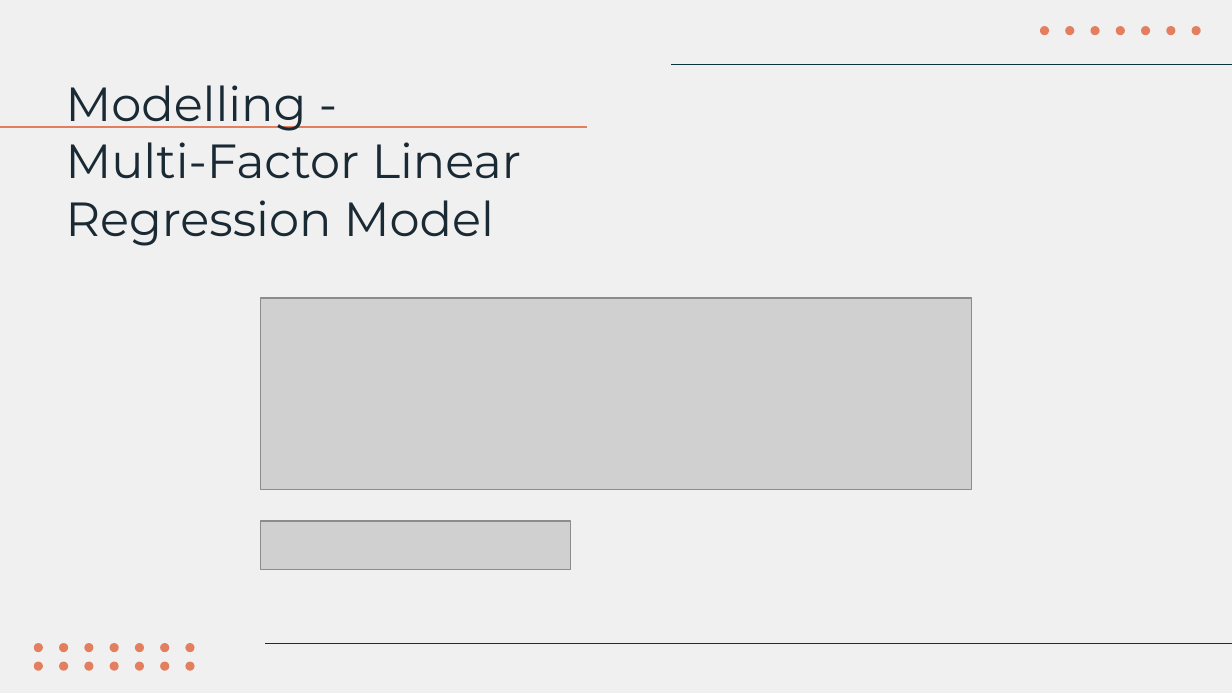
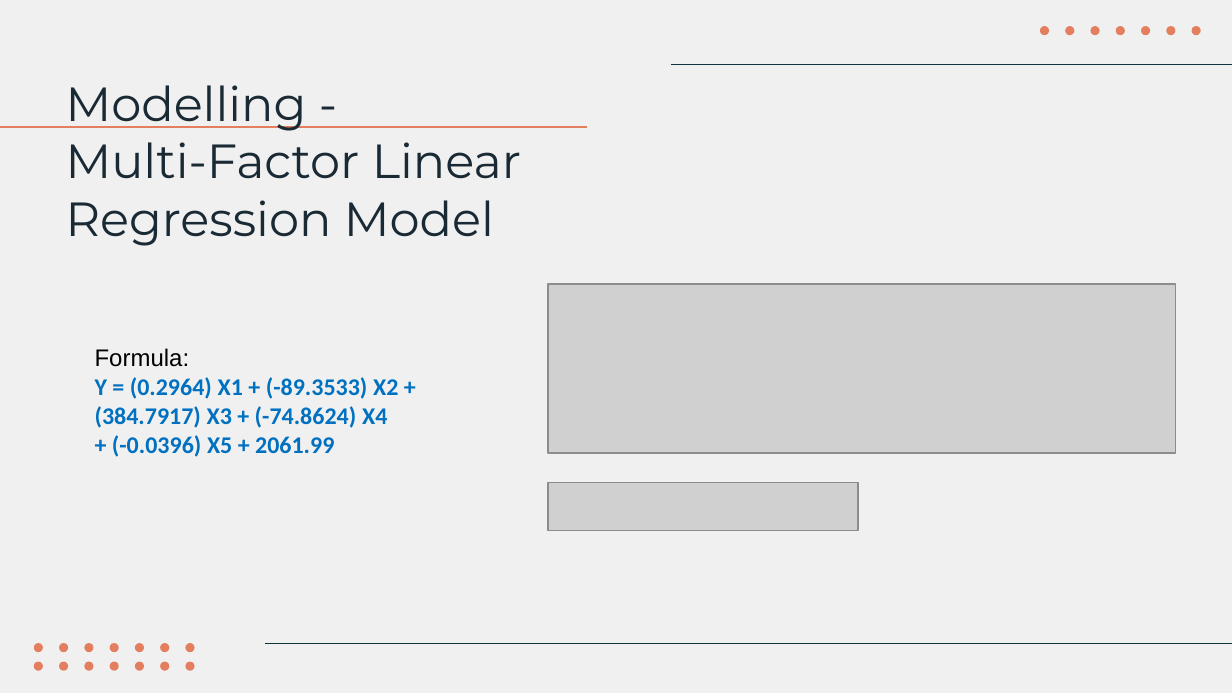
Before and after one commit to NgChekWee/Capstone-Private-Property, a slide deck: slide 24 of Capstone Presentation ppt.pptx. Drawn at 1232x693 pixels with LibreOffice and Linux fonts; fonts in the diff are those of the drawing; grey boxes stand for pictures. Boxes give left, top, right and bottom in pixels: in the first picture for what was removed or moved away, otherwise in the second. Text is boxed around its words. In the diff, an @@ line names an element or a change of style, - is before the commit and + after.

```diff
--- a/Capstone Presentation ppt.pptx
+++ b/Capstone Presentation ppt.pptx
@@ picture: place and size @@
-picture at [261,298,972,489]
+picture at [548,285,1175,453]
@@ text added at [95,348,398,457], 14 pt, text #0070C0, bold @@
+Formula:
+Y = (0.2964) X1 + (-89.3533) X2 + (384.7917) X3 + (-74.8624) X4
++ (-0.0396) X5 + 2061.99
@@ picture: place and size @@
-picture at [261,521,572,569]
+picture at [548,483,859,531]
```
Also in this commit, not shown: 3 other slides changed, 1 other file.
